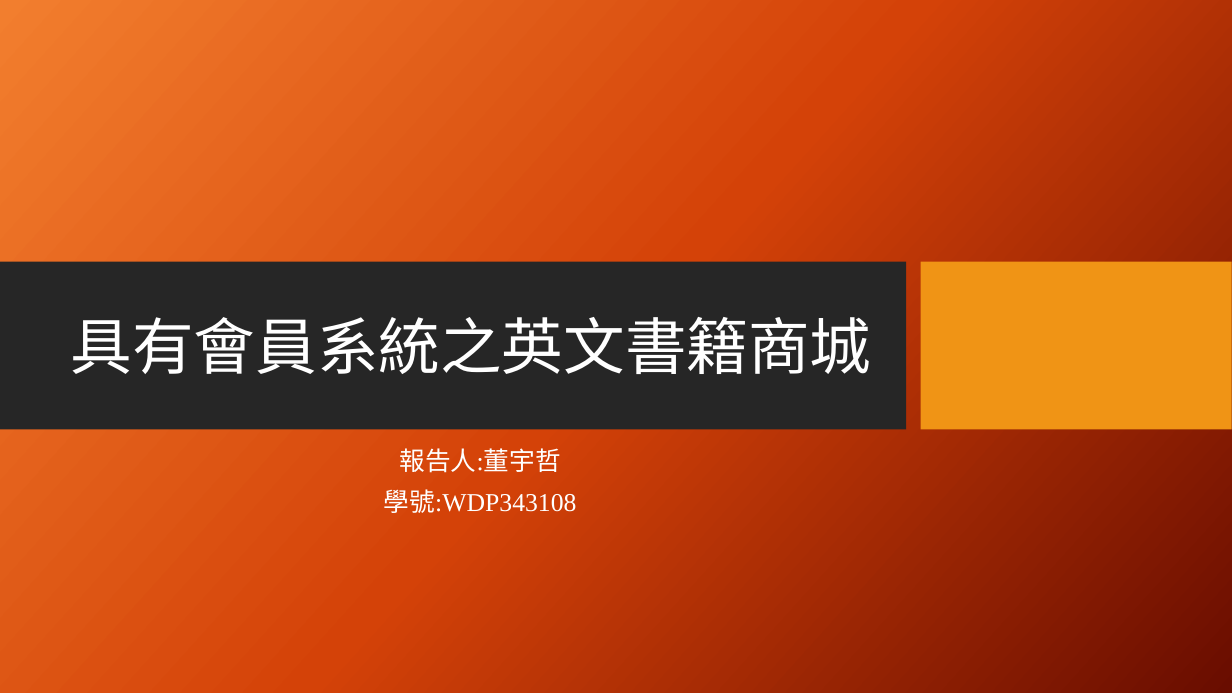
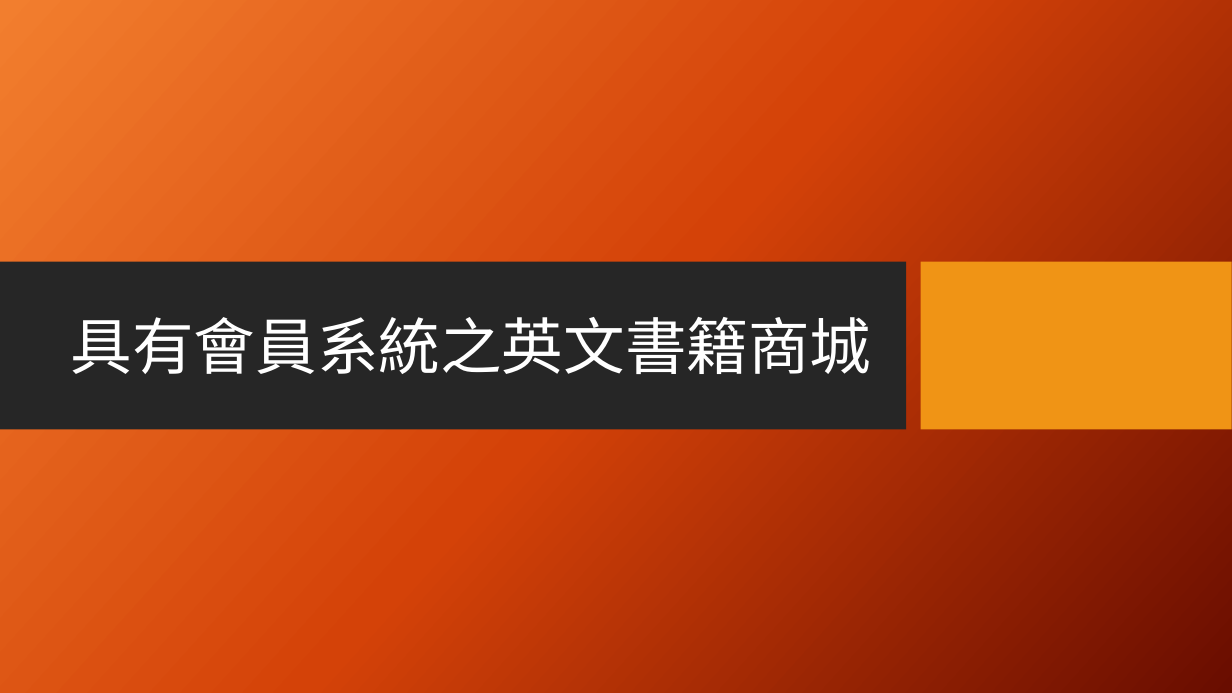
Before and after one commit to appletime81/DjangoBookStore, a slide deck: slide 1 of 具有會員系統之英文書籍商城.pptx. Drawn at 1232x693 pixels with LibreOffice and Linux fonts; fonts in the diff are those of the drawing; background and template pictures are left out. Boxes give left, top, right and bottom in pixels: in the first picture for what was removed or moved away, otherwise in the second. Text is boxed around its words. In the diff, an @@ line names an element or a change of style, - is before the commit and + after.

Commit message:
Update

```diff
--- a/具有會員系統之英文書籍商城.pptx
+++ b/具有會員系統之英文書籍商城.pptx
@@ subtitle removed at [384,448,577,513] @@
-報告人:董宇哲
-學號:WDP343108
```
